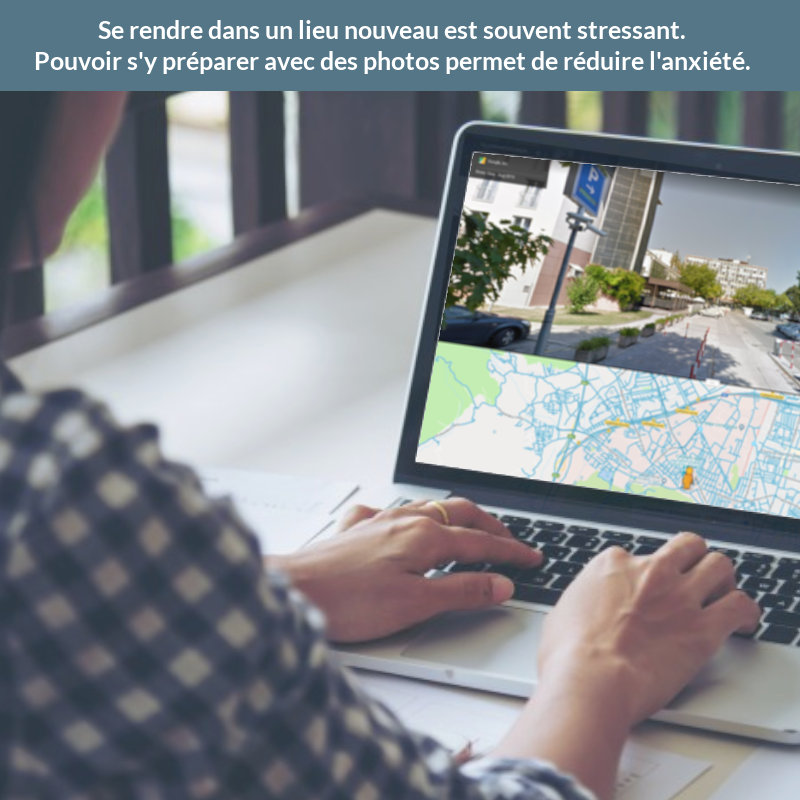
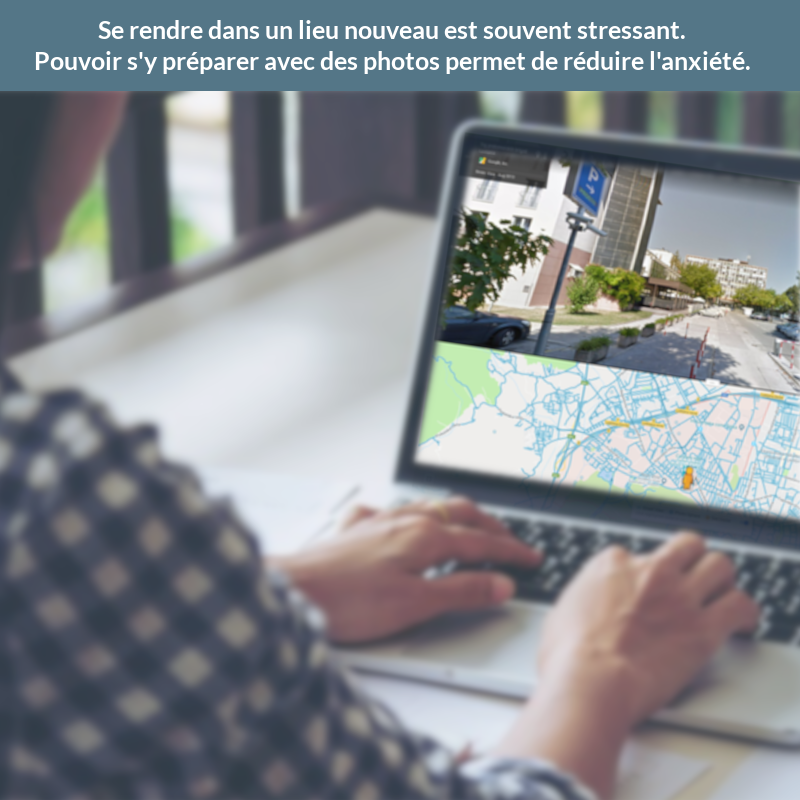
Layers edited between the first and the second 800 x 800 image:
"Pasted Layer": opacity 91% → 90%, painted on it over [0, 91, 800, 800]
